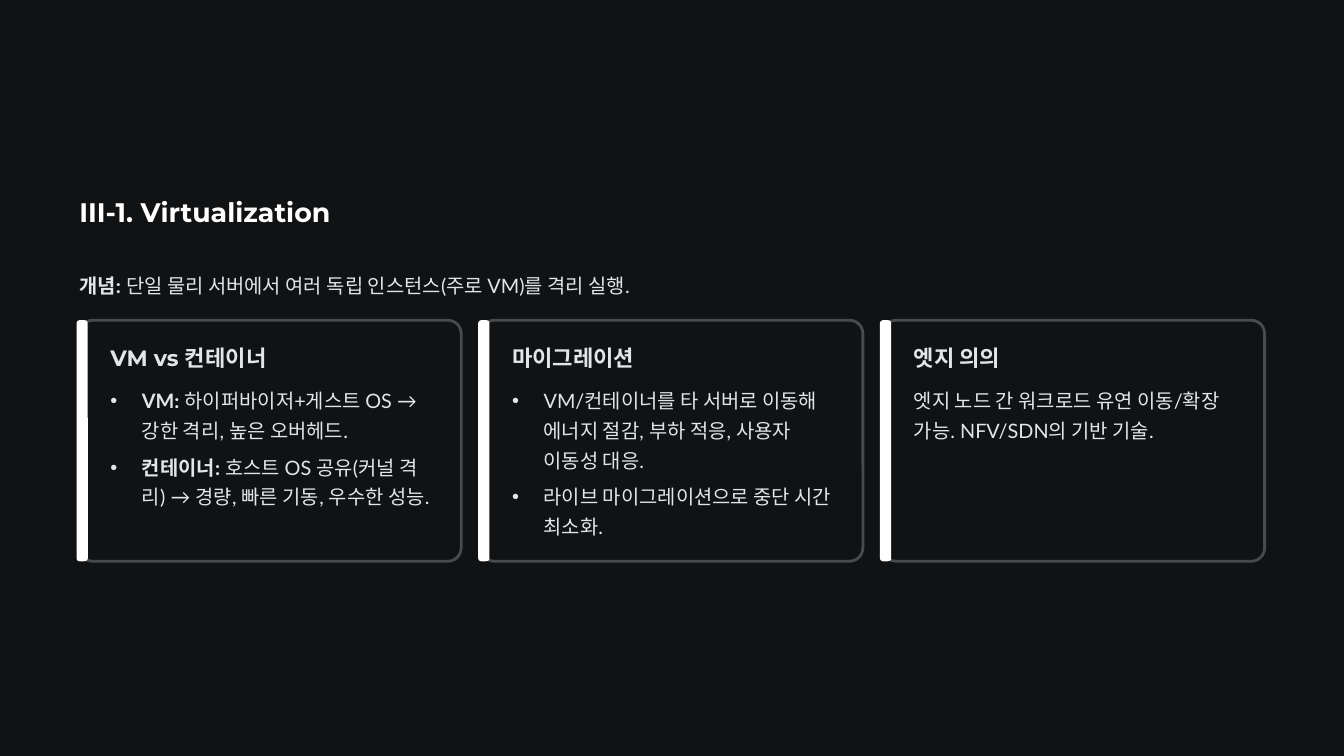
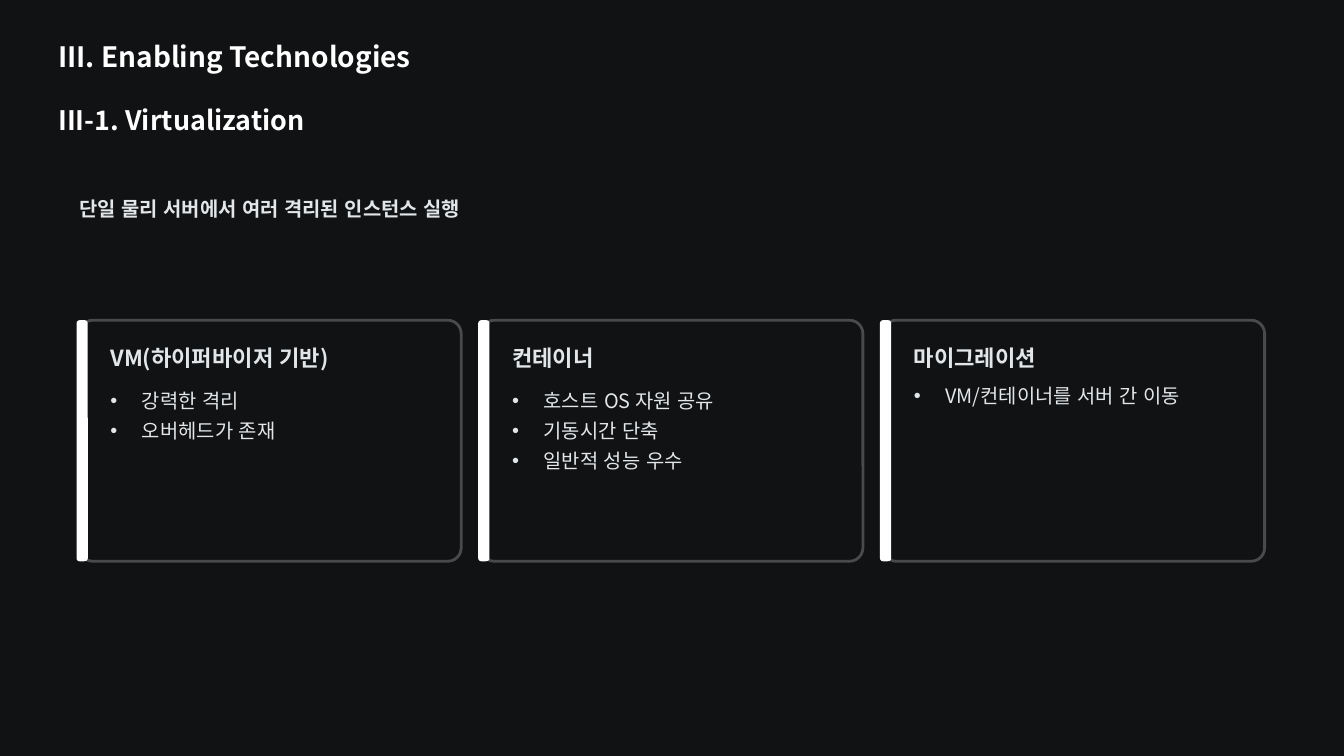
Before and after one commit to dhkeum9886/kmu-cloud-ai, a slide deck: slide 16 of 과제/Edge_Computing_for_the_Internet_of_Thing/Edge-Computing-for-the-Internet-of-Things-A-Case-Study.pptx (slide 15 before the commit). Drawn at 1344x756 pixels with LibreOffice and Linux fonts; fonts in the diff are those of the drawing. Boxes give left, top, right and bottom in pixels: in the first picture for what was removed or moved away, otherwise in the second. Text is boxed around its words. In the diff, an @@ line names an element or a change of style, - is before the commit and + after.

```diff
--- a/과제/Edge_Computing_for_the_Internet_of_Thing/Edge-Computing-for-the-Internet-of-Things-A-Case-Study.pptx
+++ b/과제/Edge_Computing_for_the_Internet_of_Thing/Edge-Computing-for-the-Internet-of-Things-A-Case-Study.pptx
@@ text added at (58,44,410,74), 24 pt, text #FFFFFF, bold @@
+III. Enabling Technologies
@@ text "III-1. Virtualization": place and size @@
-text "III-1. Virtualization" at (79,201,331,223)
+text "III-1. Virtualization" at (58,108,304,131)
@@ text "III-1. Virtualization" at (58,108,304,131): font Montserrat to Noto Sans CJK KR @@
@@ text at (79,199,460,218): text changed; font Lato to Noto Sans CJK KR; bold on @@
-개념: 단일 물리 서버에서 여러 독립 인스턴스(주로 VM)를 격리 실행.
+단일 물리 서버에서 여러 격리된 인스턴스 실행
@@ text at (110,347,329,371): text changed; font Montserrat to Noto Sans CJK KR @@
-VM vs 컨테이너
+VM(하이퍼바이저 기반)
@@ text at (512,347,593,368): text changed; font Montserrat to Noto Sans CJK KR @@
-마이그레이션
+컨테이너
@@ text at (914,347,1036,368): text changed; font Montserrat to Noto Sans CJK KR @@
-엣지 의의
+마이그레이션
@@ text added at (945,386,1181,407), 17 pt, text #E2E6E9 @@
+• VM/컨테이너를 서버 간 이동
@@ text at (142,391,276,440): text changed; font Lato to Noto Sans CJK KR @@
-• VM: 하이퍼바이저+게스트 OS → 강한 격리, 높은 오버헤드.
+• 강력한 격리
+• 오버헤드가 존재
@@ text at (544,391,714,470): text changed; font Lato to Noto Sans CJK KR @@
-• VM/컨테이너를 타 서버로 이동해 에너지 절감, 부하 적응, 사용자 이동성 대응.
+• 호스트 OS 자원 공유
+• 기동시간 단축
+• 일반적 성능 우수
@@ text removed at (914,391,1219,440) @@
-엣지 노드 간 워크로드 유연 이동/확장 가능. NFV/SDN의 기반 기술.
@@ text removed at (142,458,429,507) @@
-• 컨테이너: 호스트 OS 공유(커널 격리) → 경량, 빠른 기동, 우수한 성능.
@@ text removed at (544,487,832,536) @@
-• 라이브 마이그레이션으로 중단 시간 최소화.
```
Also in this commit, not shown: 23 other slides changed, 10 slides added, 7 slides removed, 3 other files.
